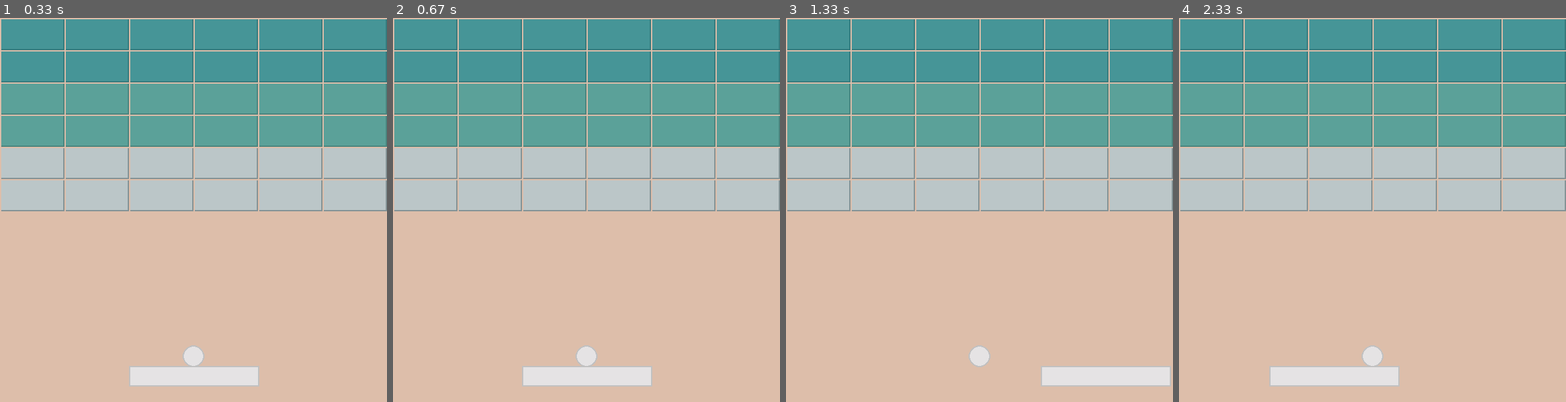
Above: before the commit, frames 1-4 (left to right).
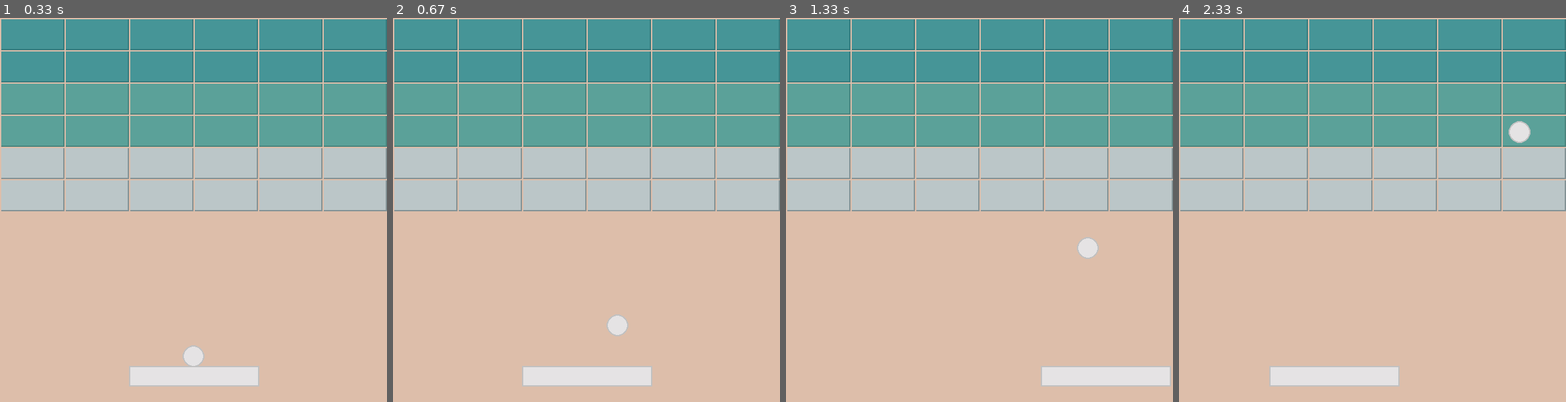
Above: after the commit, the same moments.

Repository: desshac/Arcanoid-Pygame
Game: pygame game, started from main.py
Same seed, same stepped clock (60 frames per second), same inputs: the game is played once before the commit and once after it.
Inputs:
- Up to frame 1 (0.33 s): no input
- Up to frame 2 (0.67 s): tap Space at 0.33 s
- Up to frame 3 (1.33 s): hold Right 0.67-1.13 s; tap Space at 0.73, 1.03, 1.23 s; hold Right from 1.17 s (still down)
- Up to frame 4 (2.33 s): tap Space at 1.53, 1.73, 2.03, 2.3 s; release Right at 1.63 s; hold Left 1.67-2.2 s; hold Left from 2.23 s (still down)

Frame 1 is identical in both runs. In frame 2, 0.5% of the frame differs, in the area x 47-61%, y 77-91%; in frame 3, 0.5%, in the area x 47-81%, y 57-91%; in frame 4, 0.5%.

Commit message:
move ball

Diff:
--- a/main.py
+++ b/main.py
@@ -96,14 +96,33 @@
         self.x = x - self.ball_radius
         self.y = y
         self.rect = pygame.Rect(self.x, self.y, self.ball_radius * 2, self.ball_radius * 2)
-        self.speed_x = 4
-        self.speed_y = -4
+        self.speed_x = 6
+        self.speed_y = -6
+        self.speed = 15
 
     def draw_ball(self):
         pygame.draw.circle(screen, platform_shadow, (self.rect.x + self.ball_radius, self.rect.y + self.ball_radius),
                            self.ball_radius + 2)
         pygame.draw.circle(screen, platform_color, (self.rect.x + self.ball_radius, self.rect.y + self.ball_radius),
                            self.ball_radius)
+
+    def update_ball(self):
+        if not ball_running:
+            key = pygame.key.get_pressed()
+            if key[pygame.K_RIGHT] and self.rect.right < screen_width - 5:
+                self.rect = self.rect.move(self.speed, 0)
+            if key[pygame.K_LEFT] and self.rect.left > 5:
+                self.rect = self.rect.move(-self.speed, 0)
+        else:
+            if self.rect.x + self.ball_radius * 2 >= screen_width:
+                self.speed_x = -self.speed_x
+            if self.rect.x <= 0:
+                self.speed_x = -self.speed_x
+            if self.rect.y <= 0:
+                self.speed_y = -self.speed_y
+            if self.rect.y + self.ball_radius * 2 >= screen_height:
+                self.speed_y = -self.speed_y
+            self.rect = self.rect.move(self.speed_x, self.speed_y)
 
 
 wall = wall()
@@ -126,7 +145,11 @@
     for event in pygame.event.get():
         if event.type == pygame.QUIT:
             run = False
+        if event.type == pygame.KEYDOWN and event.key == pygame.K_SPACE:
+            if not ball_running:
+                ball_running = True
     platform.update_platform()
+    ball.update_ball()
     clock.tick(FPS)
     pygame.display.update()
 
